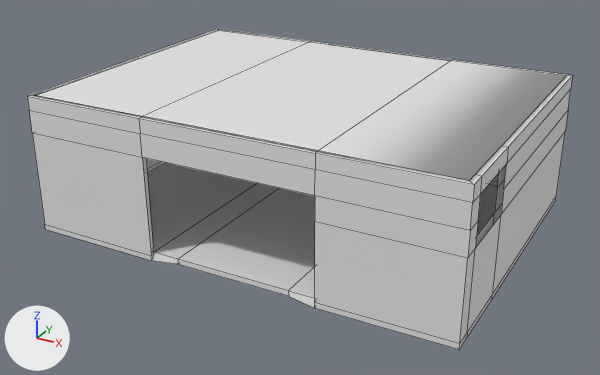
The FBX model TBA-MasterD/Assets/Prefabs/Jorge/Originals/Drone Training Room/EntranceToDroneRoom.fbx as it was, and as the next commit left it.
The view is the same before and after, from a 50 mm lens placed at (10.63, -49.26, 4.01), pointed at (2.31, -34.14, -3.54). The axes (+X, +Y, +Z) are drawn at lower left. The lights are the same throughout. Mesh edges are drawn as thin lines.

The first picture shows 'Drone Entrance', 'Drone Entrance_Floor'.
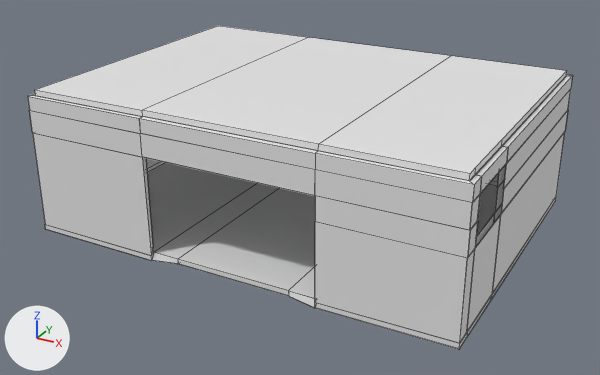
Changed parts and their boxes (x1, y1, x2, y2) in the pictures (600 x 375 px):
'Drone Entrance', reshaped
    before: (27, 29, 573, 349)
    after: (27, 75, 573, 349)
'Drone Entrance_Ceiling', added
    after: (35, 26, 567, 181)
part 1 of me_plane_005, built on
    before: (36, 30, 566, 181)
    after: (476, 165, 506, 247)

The change in detail:
me_plane_005 is used by ob_drone_entrance; location (2.28, -26.52, -3.55).
me_plane_005 had 157 vertices, 149 faces and spanned x -4.78..4.92, y -10.77..-3.65, z -0.86..2.3.
me_plane_005 now has 314 vertices, 326 faces and spans x -4.78..4.92, y -10.77..-3.65, z -0.86..2.3.
Part 1, on me_plane_005:
3 faces are deleted.
122 vertices are added at x -4.77..4.91, y -10.77..-3.66, z -0.85..2.3.
5 new vertices lie (0.0, 0.0, 0.11) away from vertices in x 2.06..4.81, y -10.66..-3.76, z -0.7.
5 new vertices lie (0.0, 0.0, -0.11) away from vertices in x -4.77..4.91, y -10.77..-3.66, z -0.7.
5 new vertices lie (0.0, -5.25, 0.0) away from vertices in x -4.77, y -3.66, z -0.81..2.3.
5 new vertices lie (0.0, -1.45, 0.0) away from vertices in x -4.77, y -8.91, z -0.81..2.3.
5 new vertices lie (0.0, -0.41, 0.0) away from vertices in x -4.77, y -10.36, z -0.81..2.3.
5 new vertices lie (2.85, 0.0, 0.0) away from vertices in x -4.67..2.06, y -10.66..-3.66, z -0.81..1.49.
5 new vertices lie (2.63, 0.0, 0.0) away from vertices in x -1.19, y -10.65..-3.66, z -0.81..-0.7.
180 new faces join them.
Mesh me_plane_006 is new.
It has 20 vertices, 16 faces and spans x -4.66..4.8, y -10.65..-3.77, z 2.3..2.43.
Object 'Drone Entrance_Ceiling' (ob_drone_entrance_ceiling) is new; it shows me_plane_006.
Its location is (2.28, -26.52, -3.55).
